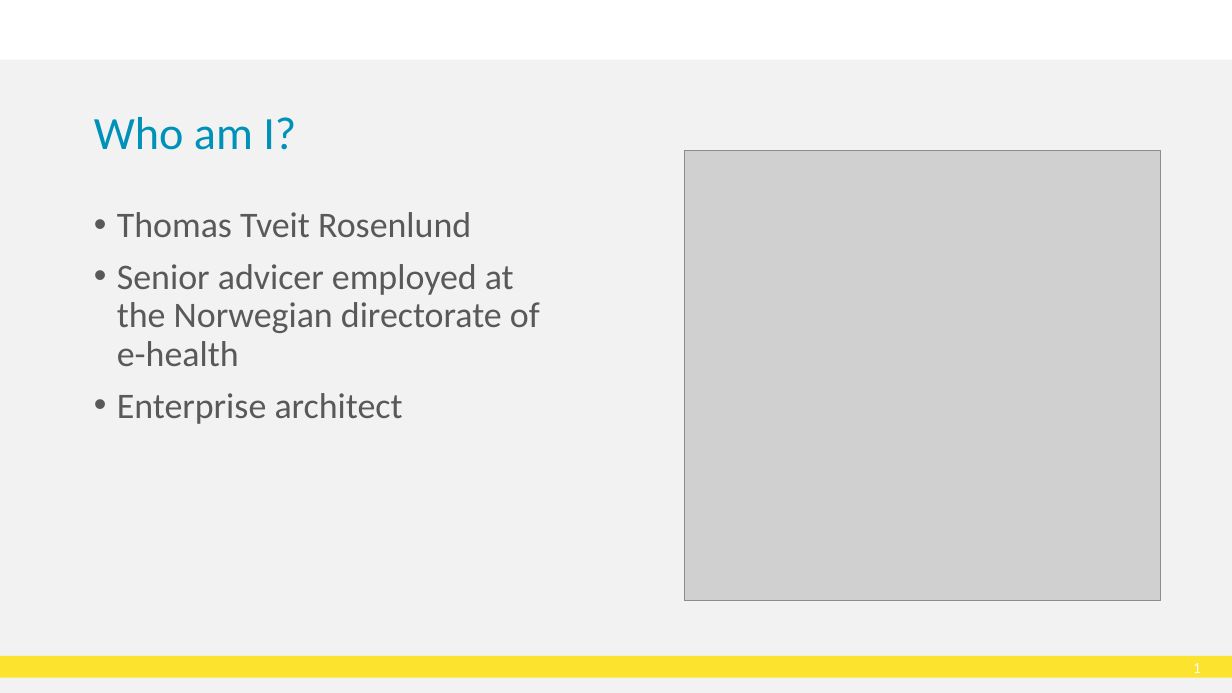
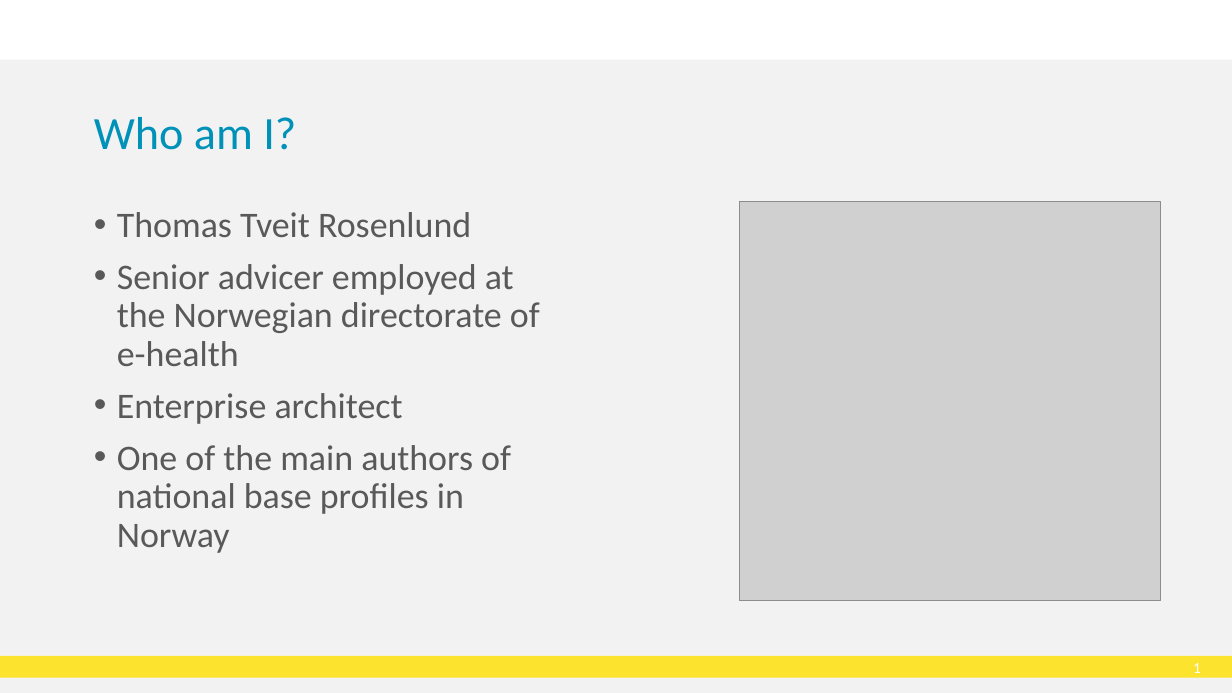
Before and after one commit to HL7Norway/best-practice, a slide deck: slide 2 of docs/presentasjoner/DD23_CT_230508_Thomas_Tveit_Rosenlund_FHIR-in-Norway.pptx. Drawn at 1232x693 pixels with LibreOffice and Linux fonts; fonts in the diff are those of the drawing; grey boxes stand for pictures; background and template pictures are left out. Boxes give left, top, right and bottom in pixels: in the first picture for what was removed or moved away, otherwise in the second. Text is boxed around its words. In the diff, an @@ line names an element or a change of style, - is before the commit and + after.

```diff
--- a/docs/presentasjoner/DD23_CT_230508_Thomas_Tveit_Rosenlund_FHIR-in-Norway.pptx
+++ b/docs/presentasjoner/DD23_CT_230508_Thomas_Tveit_Rosenlund_FHIR-in-Norway.pptx
@@ picture: place and size @@
-picture at [685,151,1161,602]
+picture at [739,201,1161,601]
@@ text at [117,445,511,553]: paragraph added @@
+• One of the main authors of national base profiles in Norway
```
Also in this commit, not shown: 1 other slide changed, 2 slides added.
